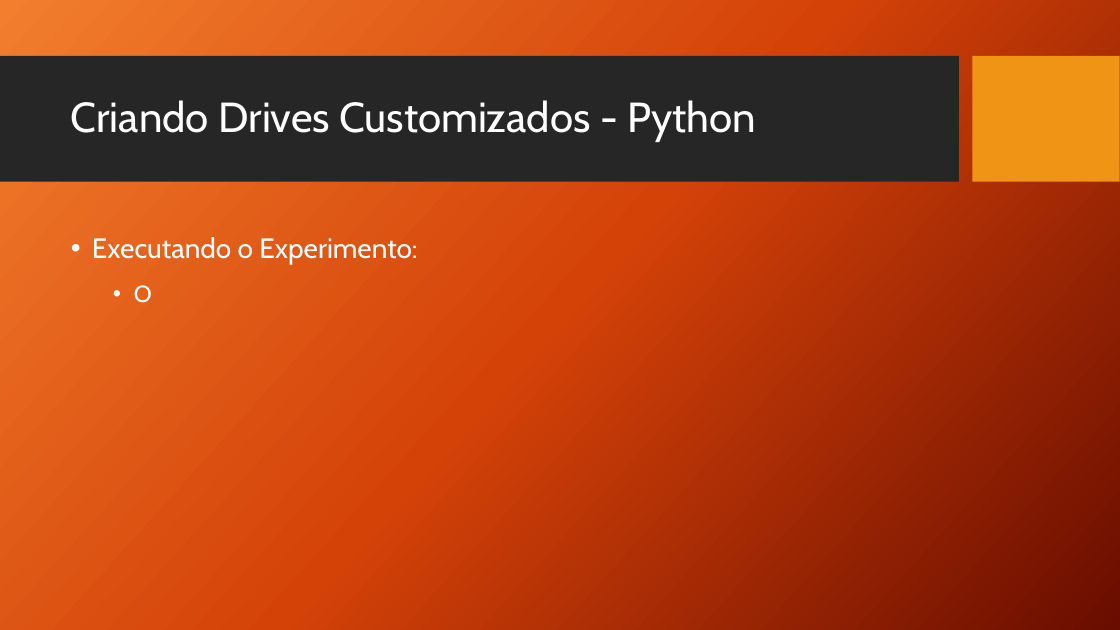
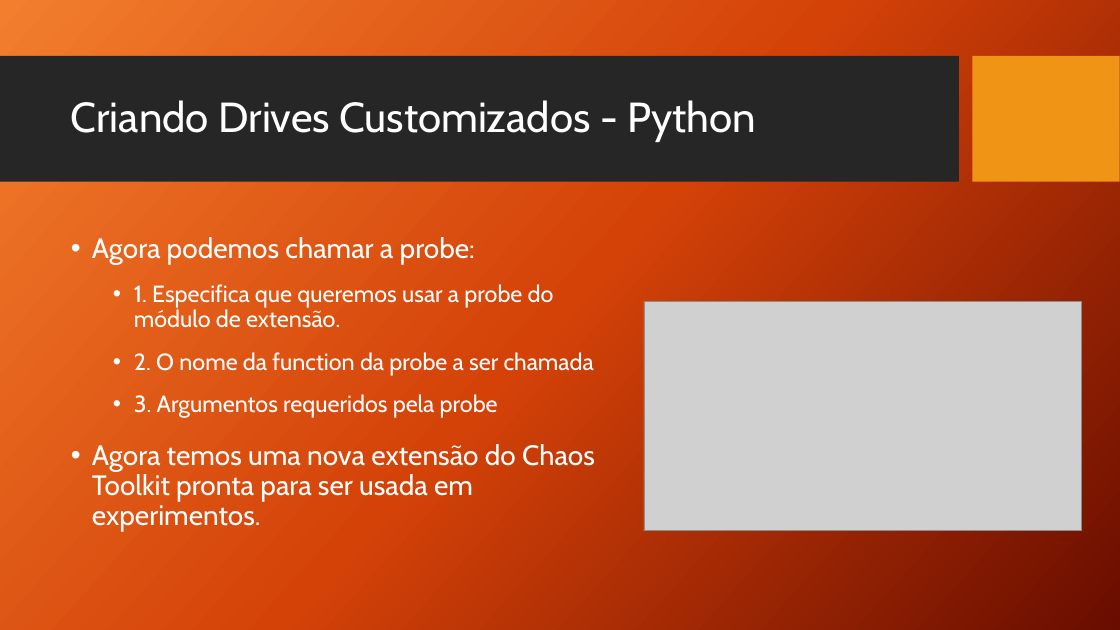
Before and after one commit to TCC-Chaos-Engineering/docs-chaos-engineering, a slide deck: slide 150 of docs/Chaos Engineering - Das Hipoteses aos Testes.pptx. Drawn at 1120x630 pixels with LibreOffice and Linux fonts; fonts in the diff are those of the drawing; grey boxes stand for pictures; background and template pictures are left out. Boxes give left, top, right and bottom in pixels: in the first picture for what was removed or moved away, otherwise in the second. Text is boxed around its words. In the diff, an @@ line names an element or a change of style, - is before the commit and + after.

Commit message:
Finaliza Drives Customizados
Finaliza Drives Customizados

```diff
--- a/docs/Chaos Engineering - Das Hipoteses aos Testes.pptx
+++ b/docs/Chaos Engineering - Das Hipoteses aos Testes.pptx
@@ text at bbox=[92, 237, 595, 532]: text changed; size 24 to 20 pt @@
-• Executando o Experimento:
-  • O
+• Agora podemos chamar a probe:
+  • 1. Especifica que queremos usar a probe do módulo de extensão.
+  • 2. O nome da function da probe a ser chamada
+  • 3. Argumentos requeridos pela probe
+• Agora temos uma nova extensão do Chaos Toolkit pronta para ser usada em experimentos.
@@ picture added at bbox=[644, 301, 1082, 531] @@
```
Also in this commit, not shown: 4 other slides changed.
